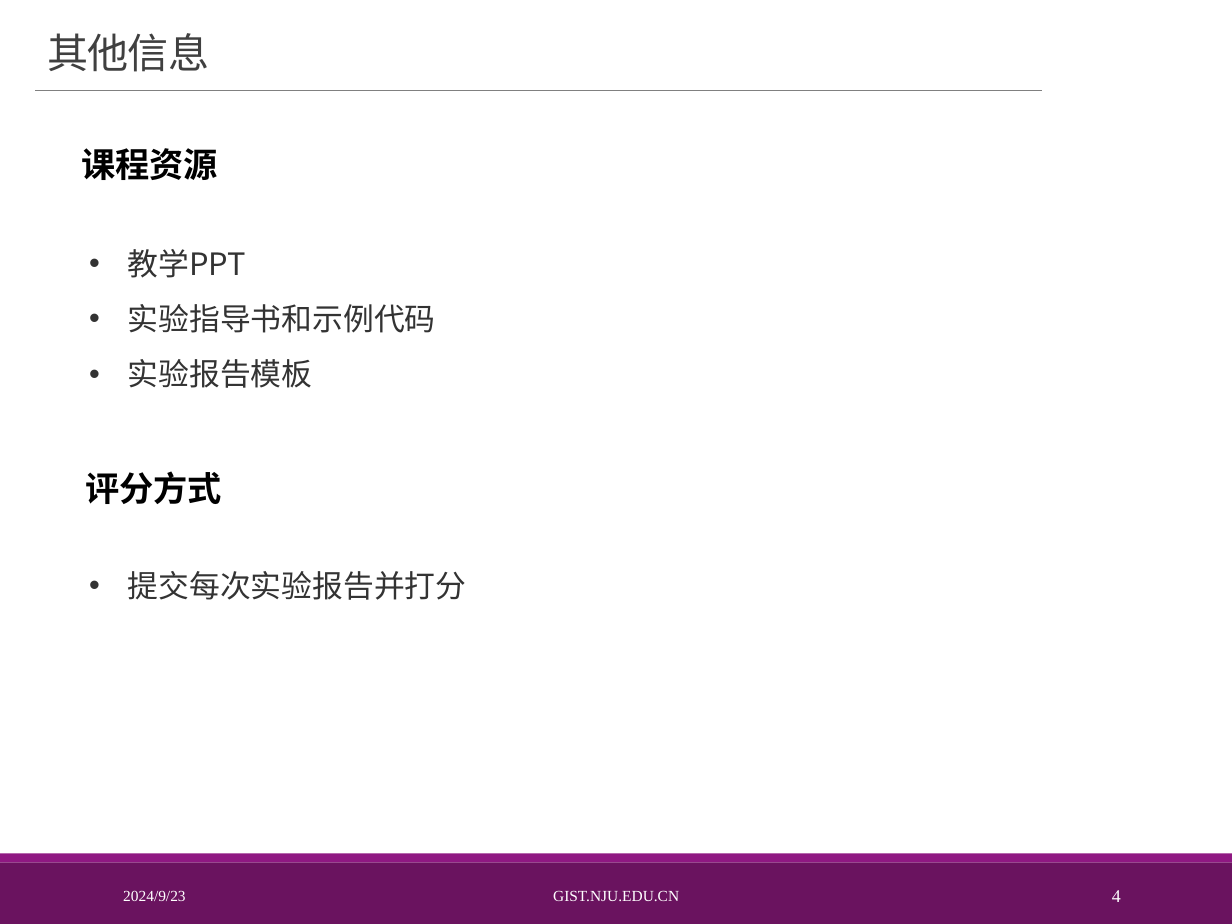
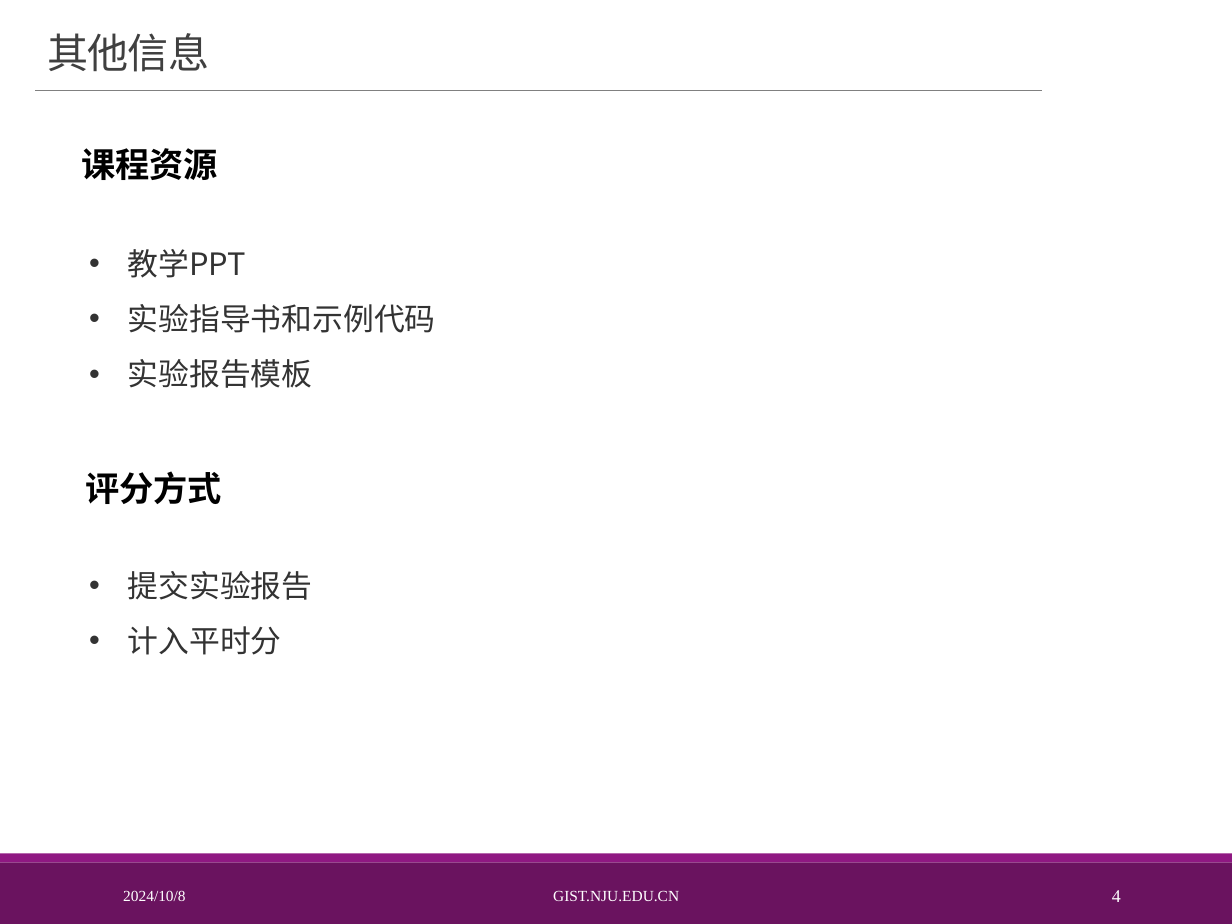
Before and after one commit to baoheipojis/softwareTestingExperiment, a slide deck: slide 4 of 软件测试实验1 2.pptx. Drawn at 1232x924 pixels with LibreOffice and Linux fonts; fonts in the diff are those of the drawing; background and template pictures are left out. Boxes give left, top, right and bottom in pixels: in the first picture for what was removed or moved away, otherwise in the second. Text is boxed around its words. In the diff, an @@ line names an element or a change of style, - is before the commit and + after.

```diff
--- a/软件测试实验1 2.pptx
+++ b/软件测试实验1 2.pptx
@@ text at [128, 571, 313, 655]: text changed @@
-• 提交每次实验报告并打分
+• 提交实验报告
+• 计入平时分
@@ text at [123, 890, 185, 901]: text changed @@
-2024/9/23
+2024/10/8
```
Also in this commit, not shown: 23 other slides changed, 6 slides added, 11 other files.
